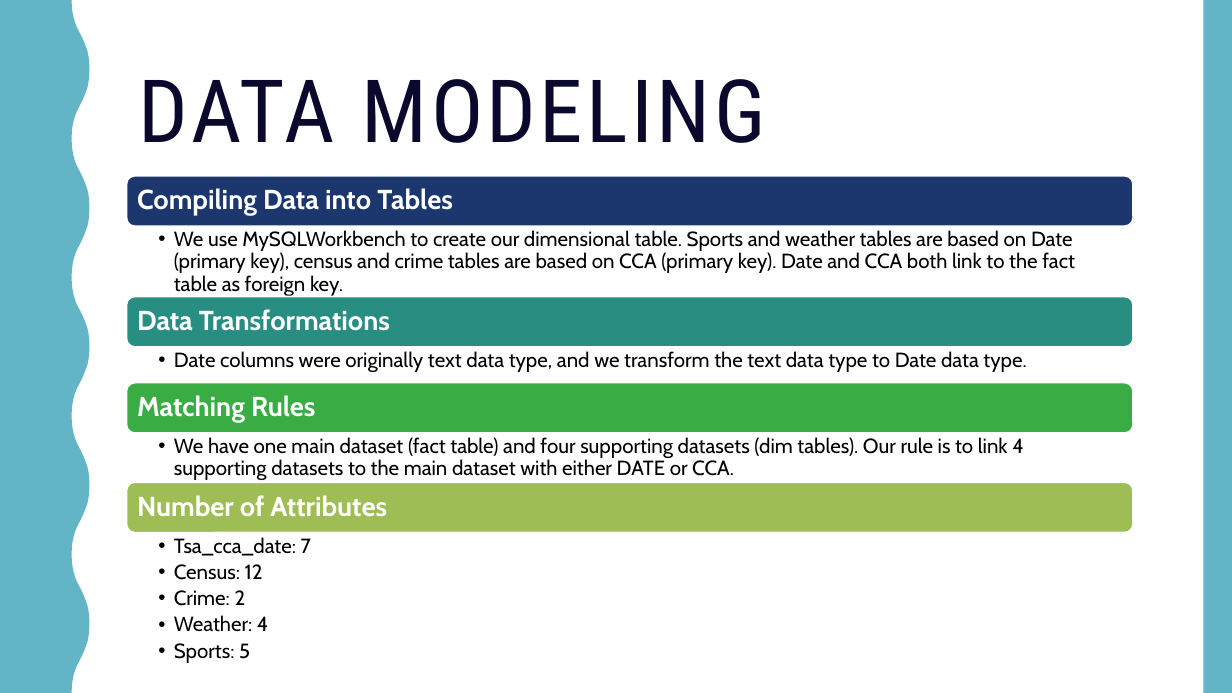
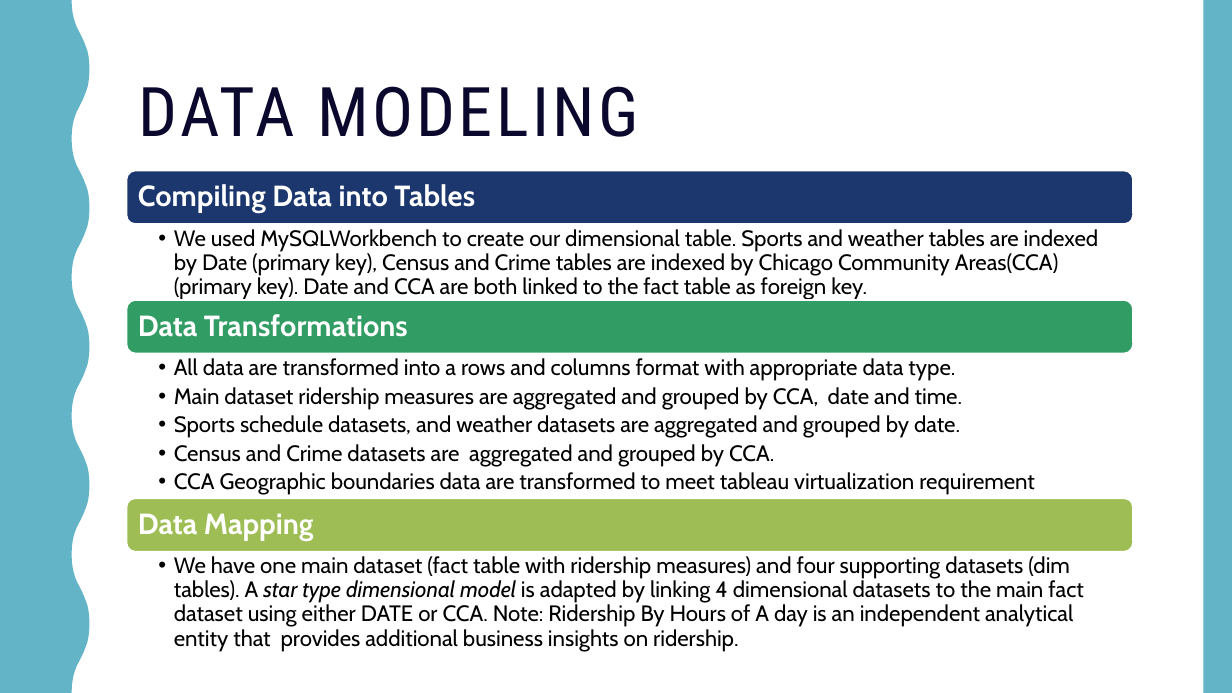
Before and after one commit to Data-Engineering-Platform-Final-Project/DEPA-FP-Files, a slide deck: slide 6 of DEPA Final Project PPT.pptx. Drawn at 1232x693 pixels with LibreOffice and Linux fonts; fonts in the diff are those of the drawing. Boxes give left, top, right and bottom in pixels: in the first picture for what was removed or moved away, otherwise in the second. Text is boxed around its words. In the diff, an @@ line names an element or a change of style, - is before the commit and + after.

```diff
--- a/DEPA Final Project PPT.pptx
+++ b/DEPA Final Project PPT.pptx
@@ title "DATA MODELING" at [139, 86, 639, 137]: size 51 to 40 pt @@
@@ rounded rectangle: place and size @@
-rounded rectangle at [127, 176, 1133, 227]
+rounded rectangle at [127, 170, 1133, 224]
@@ text "Compiling Data into Tables" at [138, 184, 475, 213]: size 16 to 17 pt @@
@@ text at [174, 229, 1099, 299]: text changed; size 12 to 13 pt @@
-  • We use MySQLWorkbench to create our dimensional table. Sports and weather tables are based on Date (primary key), census and crime tables are based on CCA (primary key). Date and CCA both link to the fact table as foreign key.
+  • We used MySQLWorkbench to create our dimensional table. Sports and weather tables are indexed by Date (primary key), Census and Crime tables are indexed by Chicago Community Areas(CCA) (primary key). Date and CCA are both linked to the fact table as foreign key.
@@ rounded rectangle: place and size @@
-rounded rectangle at [127, 297, 1133, 347]
+rounded rectangle at [127, 299, 1133, 354]
@@ rounded rectangle at [127, 299, 1133, 354]: fill #298E82 to #319D65 @@
@@ text "Data Transformations" at [138, 314, 408, 337]: size 16 to 17 pt @@
@@ text added at [174, 358, 1035, 495], 13 pt, text #000000 @@
+  • All data are transformed into a rows and columns format with appropriate data type.
+  • Main dataset ridership measures are aggregated and grouped by CCA, date and time.
+  • Sports schedule datasets, and weather datasets are aggregated and grouped by date.
+  • Census and Crime datasets are aggregated and grouped by CCA.
+  • CCA Geographic boundaries data are transformed to meet tableau virtualization requirement
@@ rounded rectangle: place and size @@
-rounded rectangle at [127, 482, 1133, 532]
+rounded rectangle at [127, 498, 1133, 552]
@@ text added at [138, 513, 314, 540], 17 pt, text #FFFFFF, bold @@
+Data Mapping
@@ group removed at [127, 351, 1133, 663]: 4 texts, 1 rounded rectangle @@
-  • Date columns were originally text data type, and we transform the text data type to Date data type.
-Matching Rules
-Number of Attributes
-  • Tsa_cca_date: 7
-  • Census: 12
-  • Crime: 2
-  • Weather: 4
-  • Sports: 5
@@ text at [174, 556, 1083, 652]: text changed; size 12 to 13 pt @@
-  • We have one main dataset (fact table) and four supporting datasets (dim tables). Our rule is to link 4 supporting datasets to the main dataset with either DATE or CCA.
+  • We have one main dataset (fact table with ridership measures) and four supporting datasets (dim tables). A star type dimensional model is adapted by linking 4 dimensional datasets to the main fact dataset using either DATE or CCA. Note: Ridership By Hours of A day is an independent analytical entity that provides additional business insights on ridership.
```
Also in this commit, not shown: 3 other slides changed.
